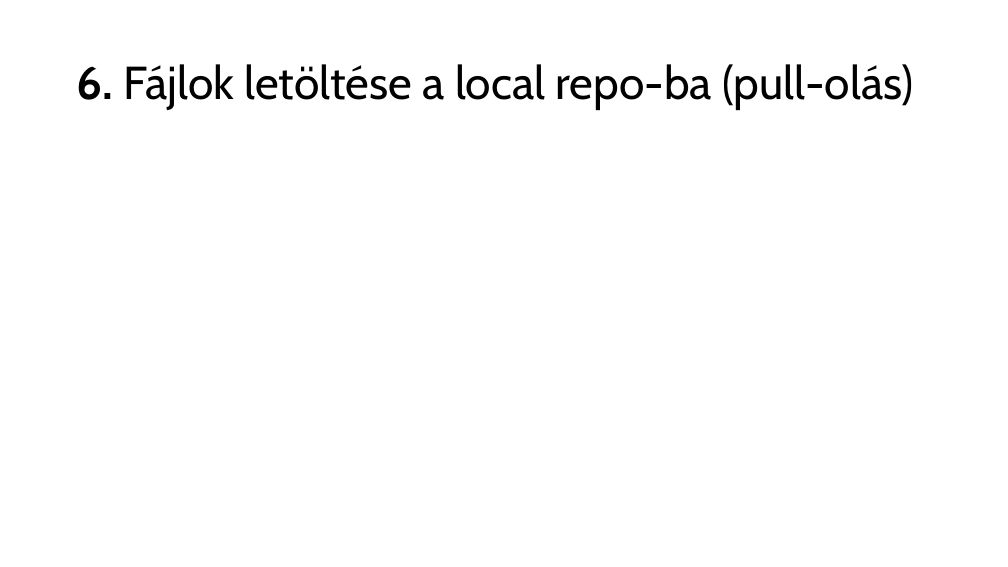
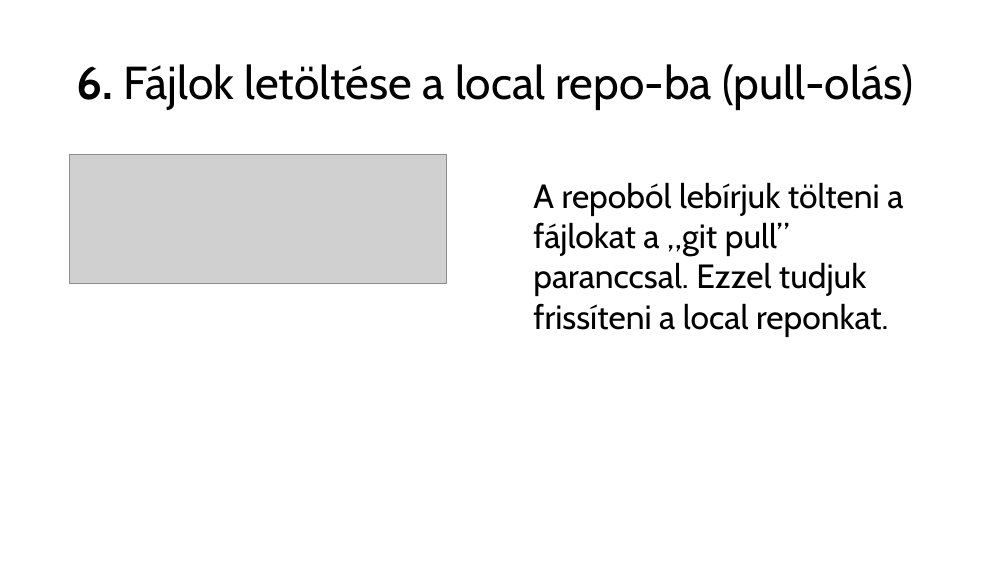
Before and after one commit to BognarBalint/Ikt_Projektmunka_2024-2025_Bogn-r_Roli_Kimi, a slide deck: slide 9 of Git_használat.pptx. Drawn at 1008x567 pixels with LibreOffice and Linux fonts; fonts in the diff are those of the drawing; grey boxes stand for pictures. Boxes give left, top, right and bottom in pixels: in the first picture for what was removed or moved away, otherwise in the second. Text is boxed around its words. In the diff, an @@ line names an element or a change of style, - is before the commit and + after.

```diff
--- a/Git_használat.pptx
+++ b/Git_használat.pptx
@@ picture added at (x1=70, y1=154, x2=447, y2=284) @@
@@ text added at (x1=533, y1=182, x2=903, y2=337), 32 pt, text #000000 @@
+A repoból lebírjuk tölteni a fájlokat a „git pull” paranccsal. Ezzel tudjuk frissíteni a local reponkat.
```
Also in this commit, not shown: 3 other slides changed.
